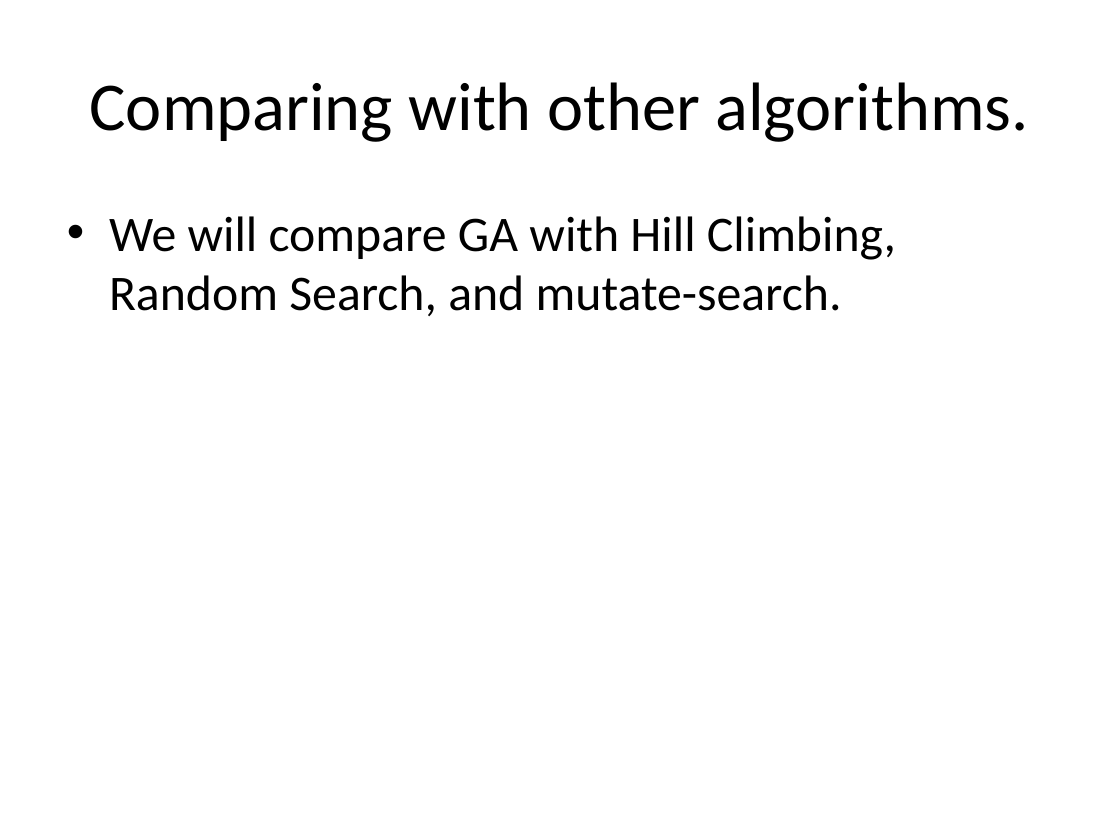
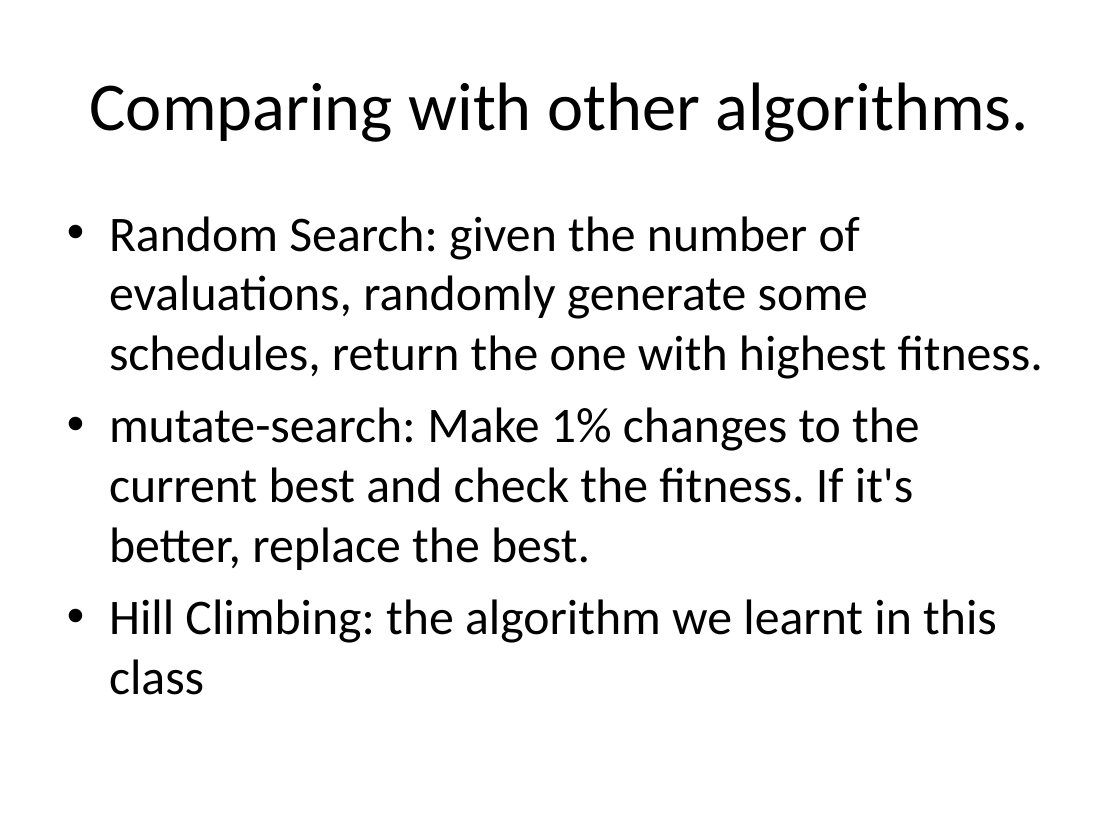
Before and after one commit to akokcam/csc384-genetic-algorithms-project, a slide deck: slide 5 of GA_TestBench/Data Files/presentation.ppt (slide 7 before the commit). Drawn at 1120x840 pixels with LibreOffice and Linux fonts; fonts in the diff are those of the drawing. Boxes give left, top, right and bottom in pixels: in the first picture for what was removed or moved away, otherwise in the second. Text is boxed around its words. In the diff, an @@ line names an element or a change of style, - is before the commit and + after.

Commit message:
updated some of the pdf slides

```diff
--- a/GA_TestBench/Data Files/presentation.ppt
+++ b/GA_TestBench/Data Files/presentation.ppt
@@ text at <box>109,216,1043,695</box>: text changed @@
-• We will compare GA with Hill Climbing, Random Search, and mutate-search.
+• Random Search: given the number of evaluations, randomly generate some schedules, return the one with highest fitness.
+• mutate-search: Make 1% changes to the current best and check the fitness. If it's better, replace the best.
+• Hill Climbing: the algorithm we learnt in this class
```
Also in this commit, not shown: 1 other slide changed, 5 slides added, 9 slides removed, 1 other file.
